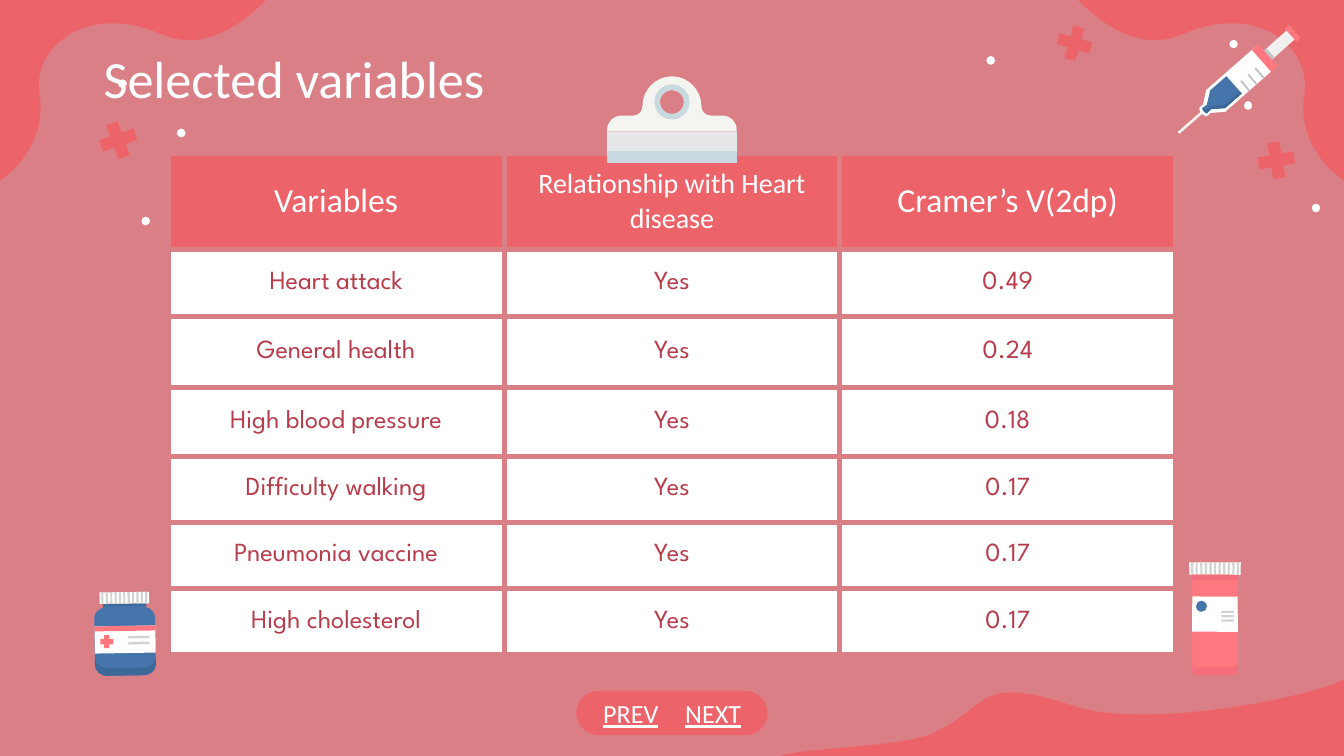
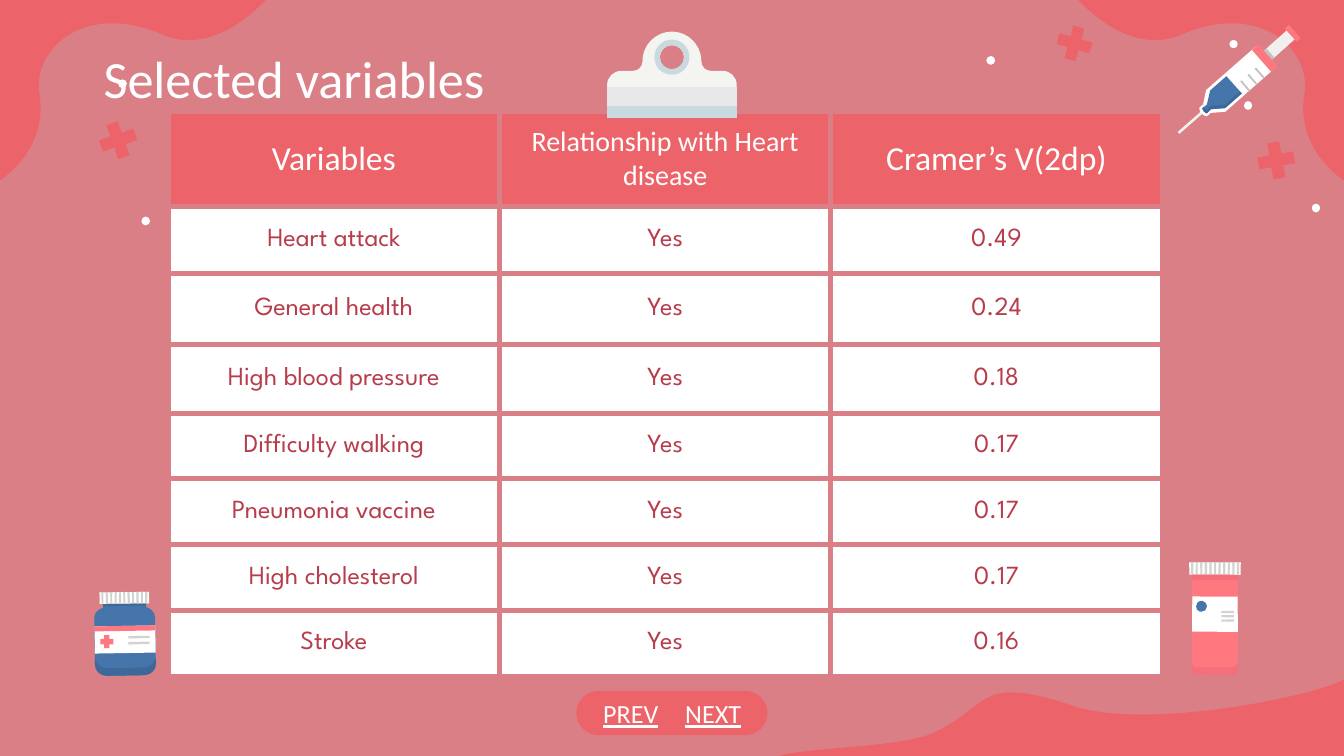
Before and after one commit to YvesSamsonLi/1015-Mini-Project, a slide deck: slide 21 of Heart disease prediction.pptx. Drawn at 1344x756 pixels with LibreOffice and Linux fonts; fonts in the diff are those of the drawing. Boxes give left, top, right and bottom in pixels: in the first picture for what was removed or moved away, otherwise in the second. Text is boxed around its words. In the diff, an @@ line names an element or a change of style, - is before the commit and + after.

```diff
--- a/Heart disease prediction.pptx
+++ b/Heart disease prediction.pptx
@@ 4 freeform shapes: place and size @@
-4 freeform shapes at (607, 77, 737, 163)
+4 freeform shapes at (607, 32, 737, 118)
@@ table at (168, 112, 1164, 654) @@
+row 8: Stroke | Yes | 0.16
@@ table: place and size @@
-table at (168, 153, 1176, 638)
+table at (168, 112, 1164, 654)
```
Also in this commit, not shown: 20 other slides changed, 1 slide added, 1 slide removed.
